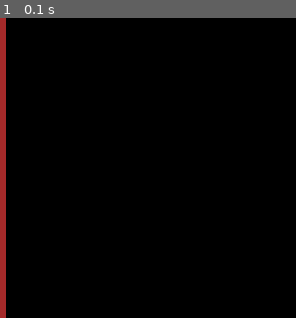
Above: before the commit, frame 1.
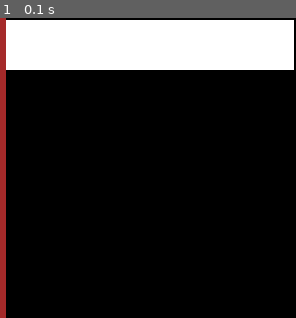
Above: after the commit, the same moment.

Repository: andrey-rakov/git_project
Game: pygame game, started from project_pygame_0.py
Same seed, same stepped clock (60 frames per second), same inputs: the game is played once before the commit and once after it.
Inputs:
- Up to frame 1 (0.1 s): no input

The runs differ from the first frame. In frame 1, 16% of the frame differs, in the area x 2-100%, y 0-18%.

Commit message:
Добавлена белая полоса флага

Diff:
--- a/project_pygame_0.py
+++ b/project_pygame_0.py
@@ -7,6 +7,7 @@
 screen = pygame.display.set_mode(size)
 
 pygame.draw.rect(screen, pygame.Color('brown'), (0, 0, 10, 300), 0)
+pygame.draw.rect(screen, pygame.Color('white'), (10, 2, 288, 50), 0)
 
 while pygame.event.wait().type != pygame.QUIT:
     pygame.display.flip()
